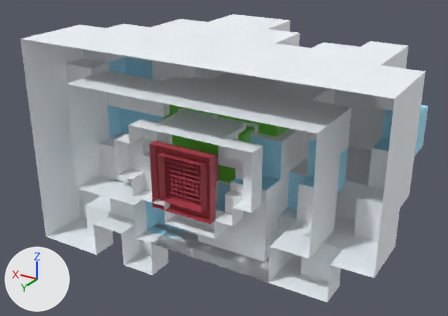
What one commit did to the FBX model forja-rapida/arte/fbx/Deco_Zona3.fbx.
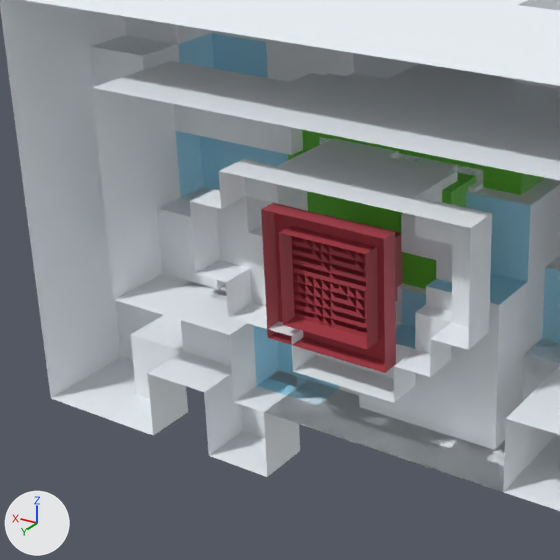
Each version is shown whole from a camera (50 mm lens) standing at (-8.97, 12.58, 7.37) and looking at (0.3, -2.87, -0.35), then close up on the part from 5% to 66% of the width and 13% to 100% of the height. The lights are fixed; the arrows at lower left show +X, +Y and +Z. The first two pictures are the older version. Where no turn or scale is listed for an object, it has been applied to the vertices.

The first close-up shows 'Monte_Nevado_Chico_Hielo', 'Monte_Nevado_Chico_Nieve', 'Monte_Nevado_Grande_Hielo', 'Monte_Nevado_Grande_Nieve', 'Monte_Nevado_Mediano_Hielo', 'Monte_Nevado_Mediano_Nieve', 'Pino_Nevado_Chico_Copa', 'Pino_Nevado_Chico_Tronco', 'Pino_Nevado_Grande_Copa', 'Pino_Nevado_Grande_Tronco' and 2 more.
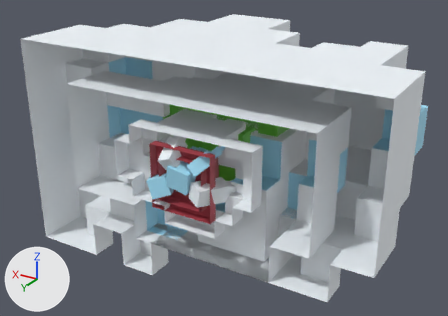
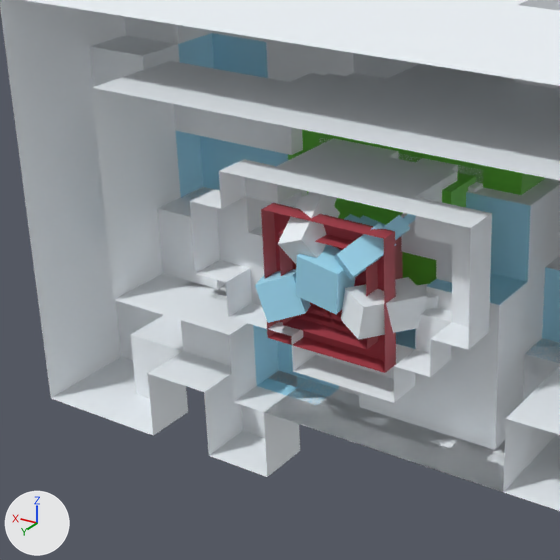
Pixel boxes [x1, y1, x2, y2] of what changed, in the close-ups (560 x 560 px):
'Pico_Hielo_HieloCeleste', added (cyan): after [255, 214, 415, 323]
'Pico_Hielo_HieloBlanco', added: after [278, 192, 439, 340]

Patch to the scene script:
```diff
--- a/forja-rapida/arte/fbx/Deco_Zona3.fbx.py
+++ b/forja-rapida/arte/fbx/Deco_Zona3.fbx.py
@@ mat_picohielo_blanco @@
+mat_picohielo_blanco = principled_material('PicoHielo_blanco')
+mat_picohielo_blanco.base_color = (0.905, 0.956, 1.0)  # white #f4faff
+mat_picohielo_blanco.roughness = 0.6
@@ mat_picohielo_celeste @@
+mat_picohielo_celeste = principled_material('PicoHielo_celeste')
+mat_picohielo_celeste.base_color = (0.392, 0.791, 1.0)  # cyan #a8e6ff
+mat_picohielo_celeste.roughness = 0.6
@@ me_pico_hielo_hieloblanco @@
+me_pico_hielo_hieloblanco.from_pydata(...)  # 48 vertices, 36 faces; spans x -1.54..0.68, y -1.42..0.26, z -0.51..1.39
+me_pico_hielo_hieloblanco.materials.append(mat_picohielo_blanco)  # white #f4faff
@@ me_pico_hielo_hieloceleste @@
+me_pico_hielo_hieloceleste.from_pydata(...)  # 84 vertices, 64 faces; spans x -1.1..1.64, y -2.76..0.26, z -0.74..1.15
+me_pico_hielo_hieloceleste.materials.append(mat_picohielo_celeste)  # cyan #a8e6ff
@@ ob_pico_hielo_hieloblanco @@
+ob_pico_hielo_hieloblanco = bpy.data.objects.new('Pico_Hielo_HieloBlanco', me_pico_hielo_hieloblanco)
+ob_pico_hielo_hieloblanco.location = (0.0, 0.0, 0.0)
@@ ob_pico_hielo_hieloceleste @@
+ob_pico_hielo_hieloceleste = bpy.data.objects.new('Pico_Hielo_HieloCeleste', me_pico_hielo_hieloceleste)
+ob_pico_hielo_hieloceleste.location = (0.0, 0.0, 0.0)
```
